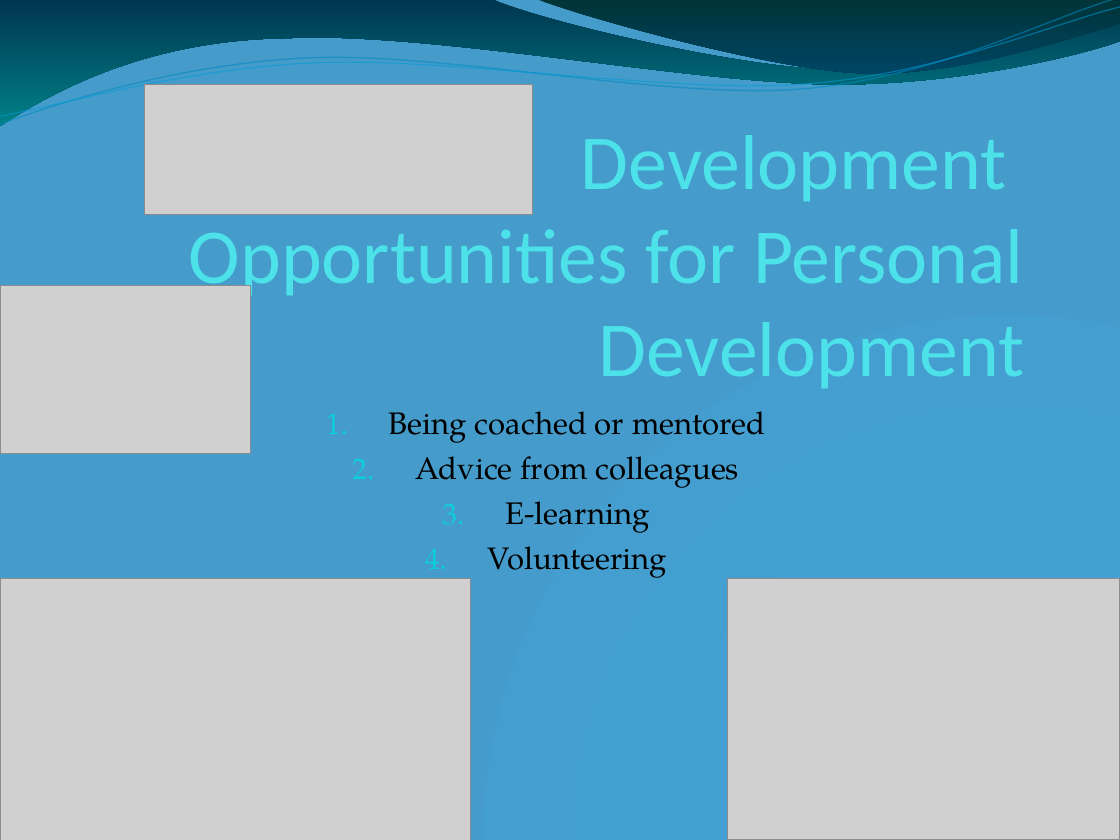
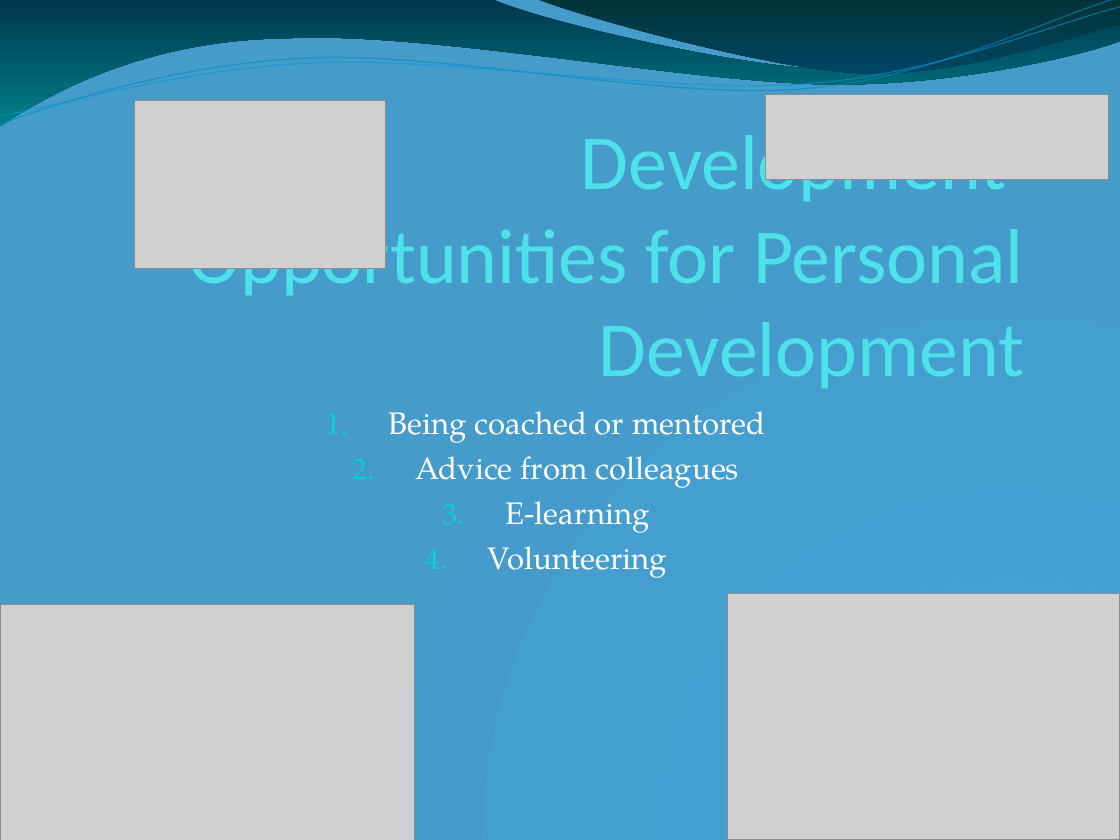
Before and after one commit to CrazeeIvan/ICT_P-PDev, a slide deck: slide 4 of Task 1.odp. Drawn at 1120x840 pixels with LibreOffice and Linux fonts; fonts in the diff are those of the drawing; grey boxes stand for pictures. Boxes give left, top, right and bottom in pixels: in the first picture for what was removed or moved away, otherwise in the second. Text is boxed around its words. In the diff, an @@ line names an element or a change of style, - is before the commit and + after.

```diff
--- a/Task 1.odp
+++ b/Task 1.odp
@@ picture: place and size @@
-picture at box(144, 85, 532, 215)
+picture at box(134, 101, 385, 269)
@@ picture: place and size @@
-picture at box(0, 286, 251, 454)
+picture at box(766, 94, 1109, 179)
@@ subtitle "Being coached or mentored" at box(389, 411, 766, 533): text colour #000000 to #FFFFFF @@
@@ picture: place and size @@
-picture at box(728, 578, 1120, 840)
+picture at box(728, 594, 1120, 840)
@@ picture: place and size @@
-picture at box(0, 579, 470, 840)
+picture at box(0, 605, 414, 840)
```
Also in this commit, not shown: 6 other slides changed.
